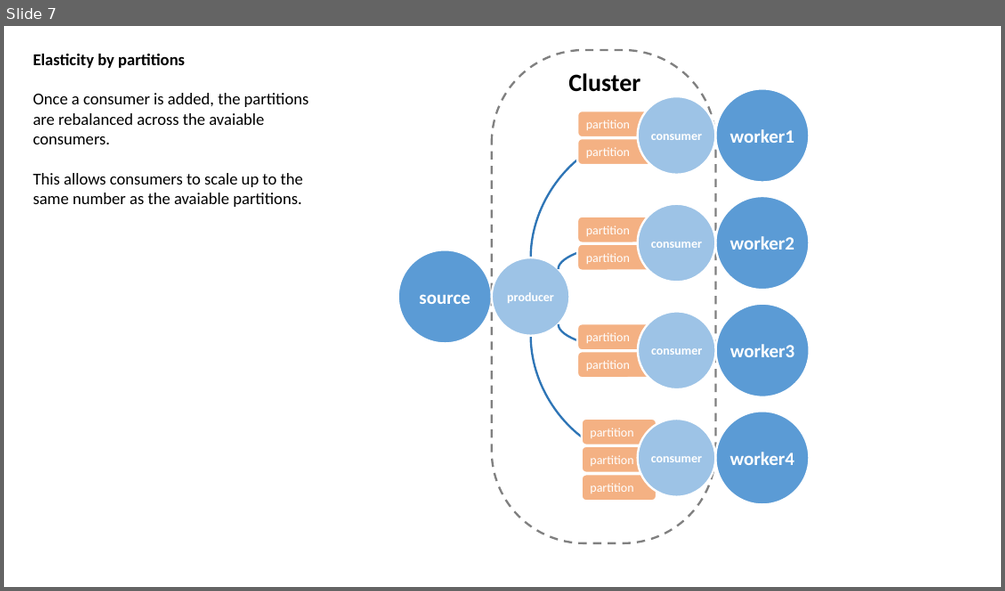
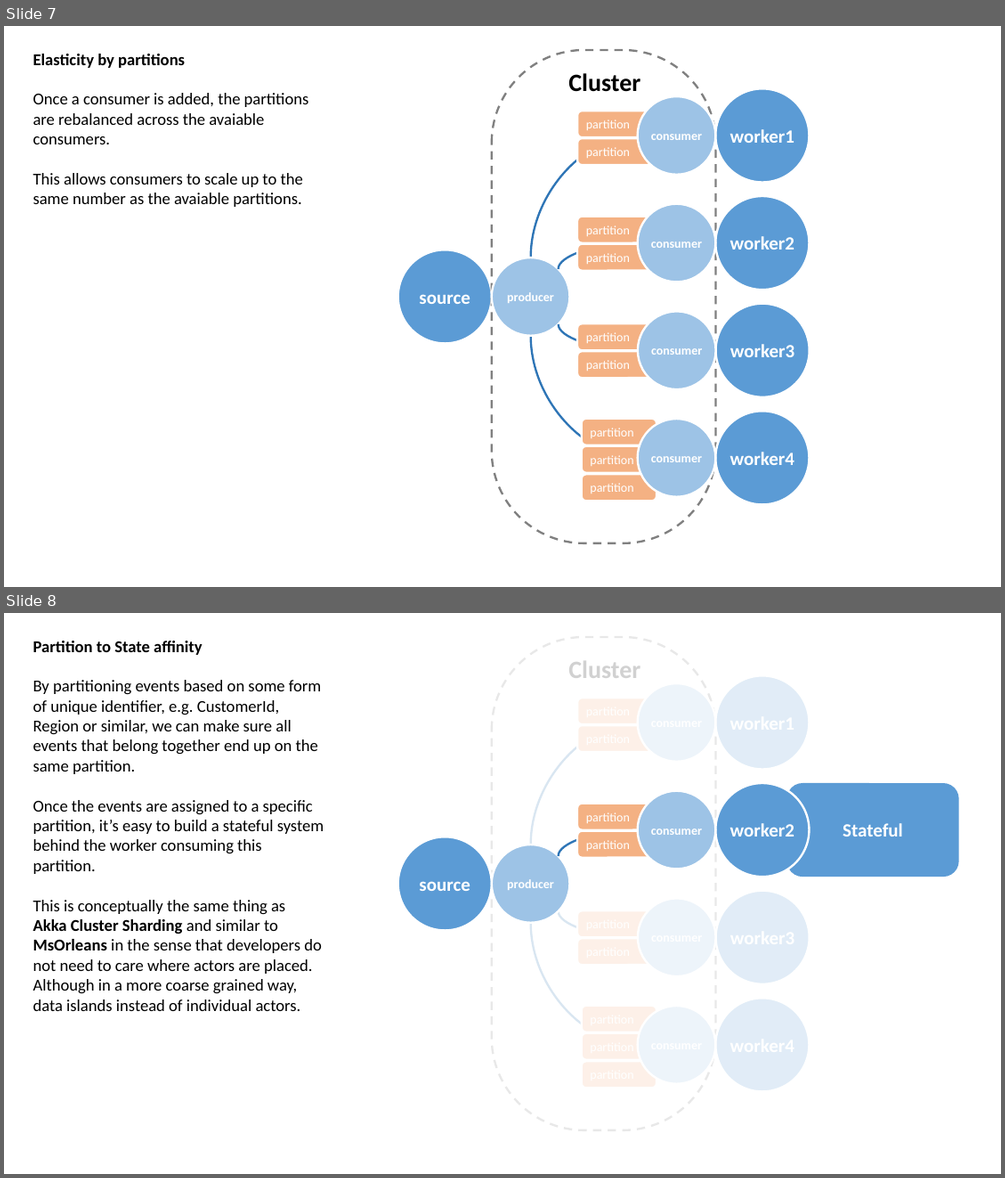
Before and after one commit to rogeralsing/Presentations, a slide deck: ClusterSoftware/cluster.pptx. Shown one above the other, each under a label of ours: slide 7 before the commit, slides 7 and 8 after it. The pictures are 1005x591 and 1005x1178 pixels, drawn with LibreOffice and Linux fonts; fonts in the diff are those of the drawing. Boxes give left, top, right and bottom in pixels: in the first picture for what was removed or moved away, otherwise in the second. Text is boxed around its words. In the diff, an @@ line names an element or a change of style, - is before the commit and + after.

```diff
--- a/ClusterSoftware/cluster.pptx
+++ b/ClusterSoftware/cluster.pptx
@@ slide 8 added at [4,613,1001,1174], background #FFFFFF @@
@@ rectangle added at [340,613,860,1174], fill #FFFFFF at 82% opacity @@
@@ rounded rectangle added at [492,637,716,1130], outline #808080 2 pt dashed @@
@@ text added at [33,641,324,1011], 16 pt, text #000000 @@
+Partition to State affinity
+By partitioning events based on some form of unique identifier, e.g. CustomerId, Region or similar, we can make sure all events that belong together end up on the same partition.
+Once the events are assigned to a specific partition, it’s easy to build a stateful system behind the worker consuming this partition.
+This is conceptually the same thing as
+Akka Cluster Sharding and similar to MsOrleans in the sense that developers do not need to care where actors are placed.
+Although in a more coarse grained way, data islands instead of individual actors.
@@ text added at [568,661,640,678], 24 pt, text #000000, bold @@
+Cluster
@@ group added at [577,676,809,770]: 2 rounded rectangles, 2 ellipses @@
@@ curved arrow added from (531, 844) to (638, 722), #2E75B6 2 pt @@
@@ ellipse added at [638,791,715,868], fill #9DC3E6, outline #FFFFFF 2 pt, 12 pt, text #FFFFFF, bold @@
+consumer
@@ ellipse added at [716,783,809,876], fill #5B9BD5, outline #FFFFFF 2 pt, 18 pt, text #FFFFFF, bold @@
+worker2
@@ rounded rectangle added at [787,783,959,876], fill #5B9BD5, 18 pt, text #FFFFFF, bold @@
+Stateful
@@ rounded rectangle added at [577,803,652,831], fill #F4B183, outline #FFFFFF 2 pt, 12 pt, text #FFFFFF @@
+partition
@@ ellipse added at [398,836,492,930], fill #5B9BD5, outline #FFFFFF 2 pt, 18 pt, text #FFFFFF, bold @@
+source
@@ ellipse added at [492,844,569,923], fill #9DC3E6, outline #FFFFFF 2 pt, 12 pt, text #FFFFFF, bold @@
+producer
@@ curved arrow added from (558, 856) to (638, 830), #2E75B6 2 pt @@
@@ rounded rectangle added at [577,831,652,858], fill #F4B183, outline #FFFFFF 2 pt, 12 pt, text #FFFFFF @@
+partition
@@ group added at [577,891,809,984]: 2 rounded rectangles, 2 ellipses @@
@@ curved arrow added from (531, 923) to (638, 1045), #2E75B6 2 pt @@
@@ curved arrow added from (558, 911) to (638, 938), #2E75B6 2 pt @@
@@ group added at [582,998,809,1092]: 3 rounded rectangles, 2 ellipses @@
```
Also in this commit, not shown: 1 slide changed, 1 other slide added.
